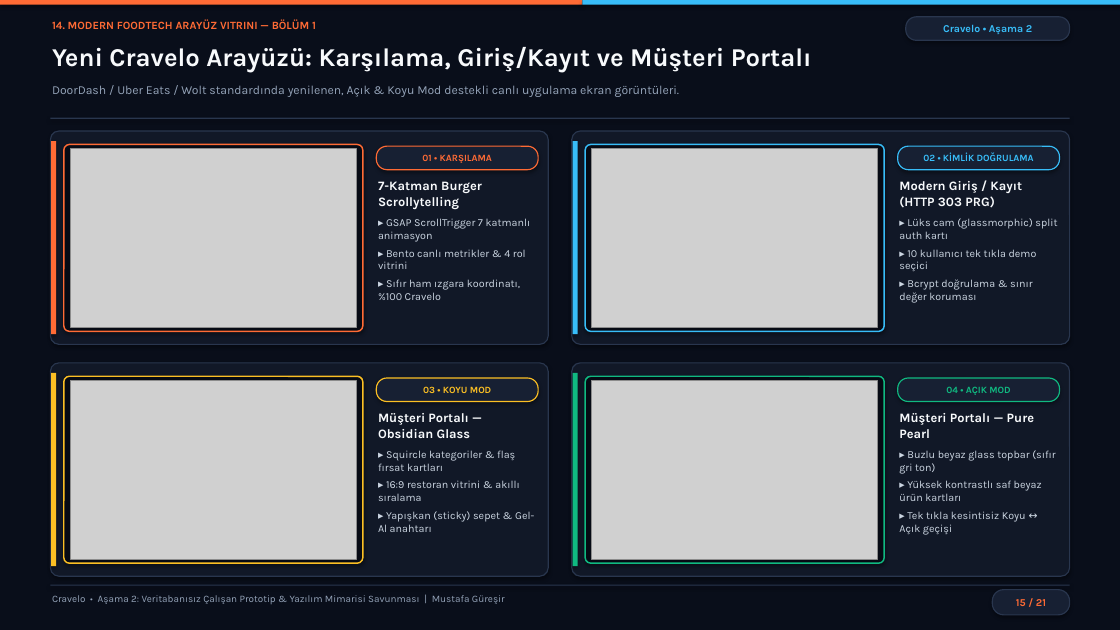
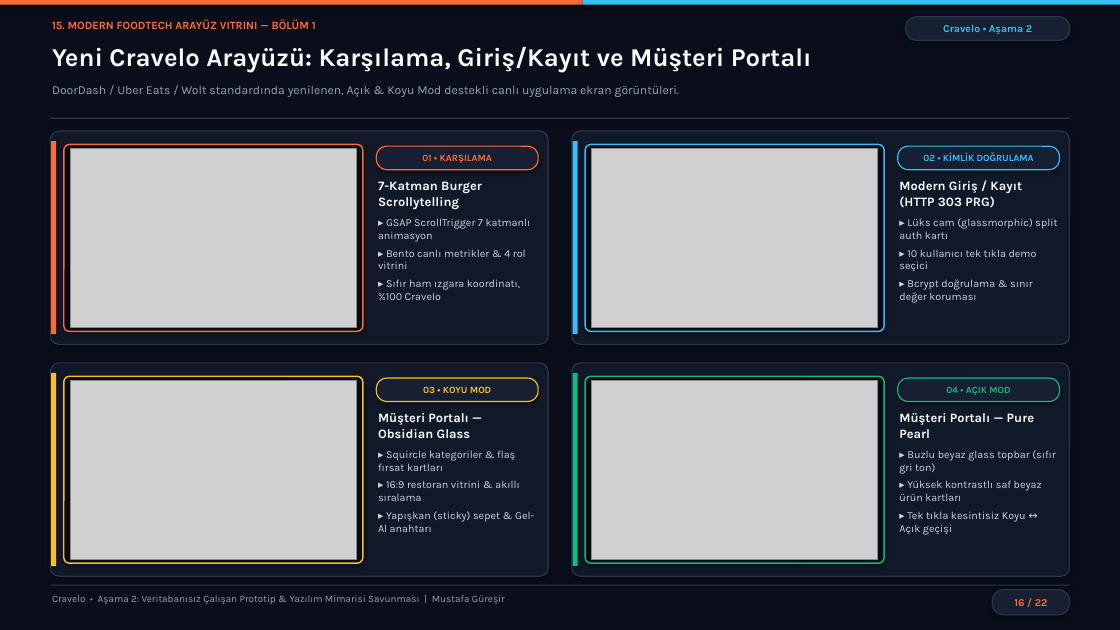
Before and after one commit to mustafaguresir/Cravelo, a slide deck: slide 16 of Cravelo_Asama2_Sunum.pptx (slide 15 before the commit). Drawn at 1120x630 pixels with LibreOffice and Linux fonts; fonts in the diff are those of the drawing; grey boxes stand for pictures. Boxes give left, top, right and bottom in pixels: in the first picture for what was removed or moved away, otherwise in the second. Text is boxed around its words. In the diff, an @@ line names an element or a change of style, - is before the commit and + after.

```diff
--- a/Cravelo_Asama2_Sunum.pptx
+++ b/Cravelo_Asama2_Sunum.pptx
@@ text at [52, 19, 316, 29]: text changed @@
-14. MODERN FOODTECH ARAYÜZ VITRINI — BÖLÜM 1
+15. MODERN FOODTECH ARAYÜZ VITRINI — BÖLÜM 1
@@ text in rounded rectangle at [1014, 599, 1048, 606]: text changed @@
-15 / 21
+16 / 22
```
Also in this commit, not shown: 20 other slides changed, 1 slide added, 1 other file.
